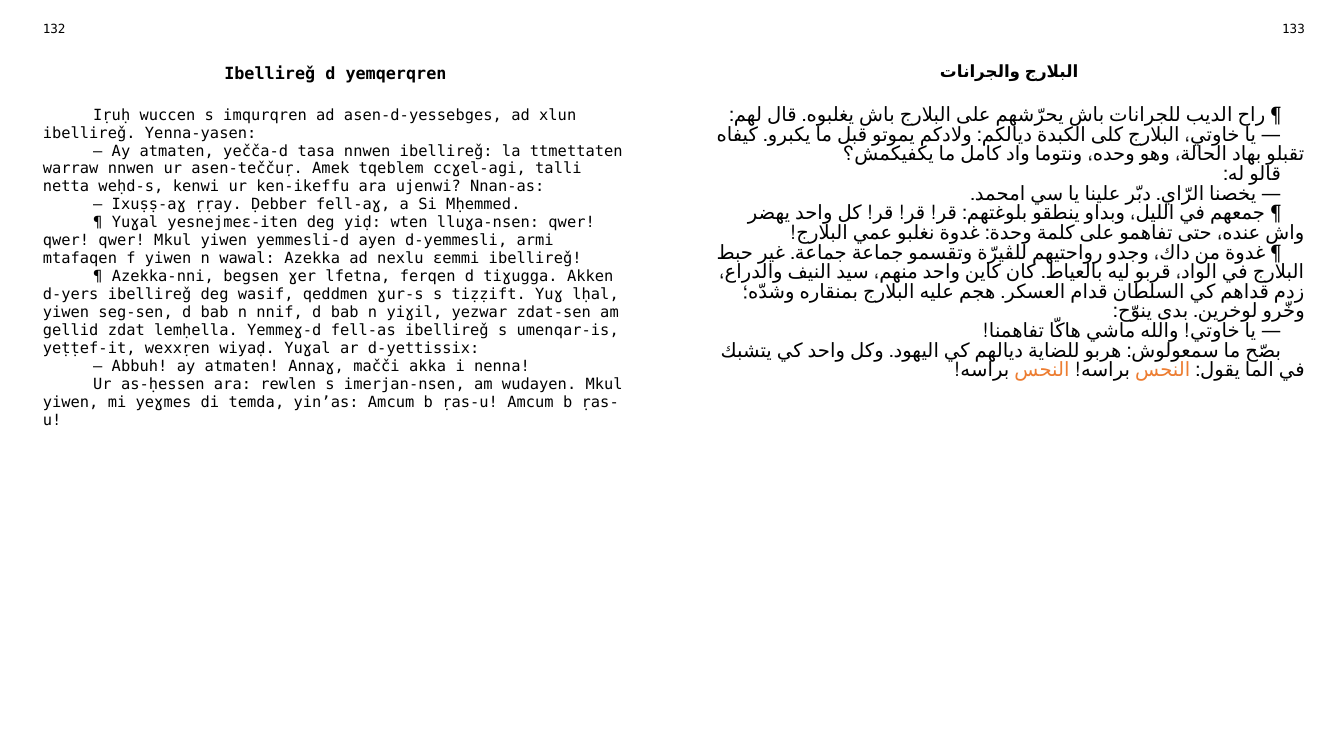
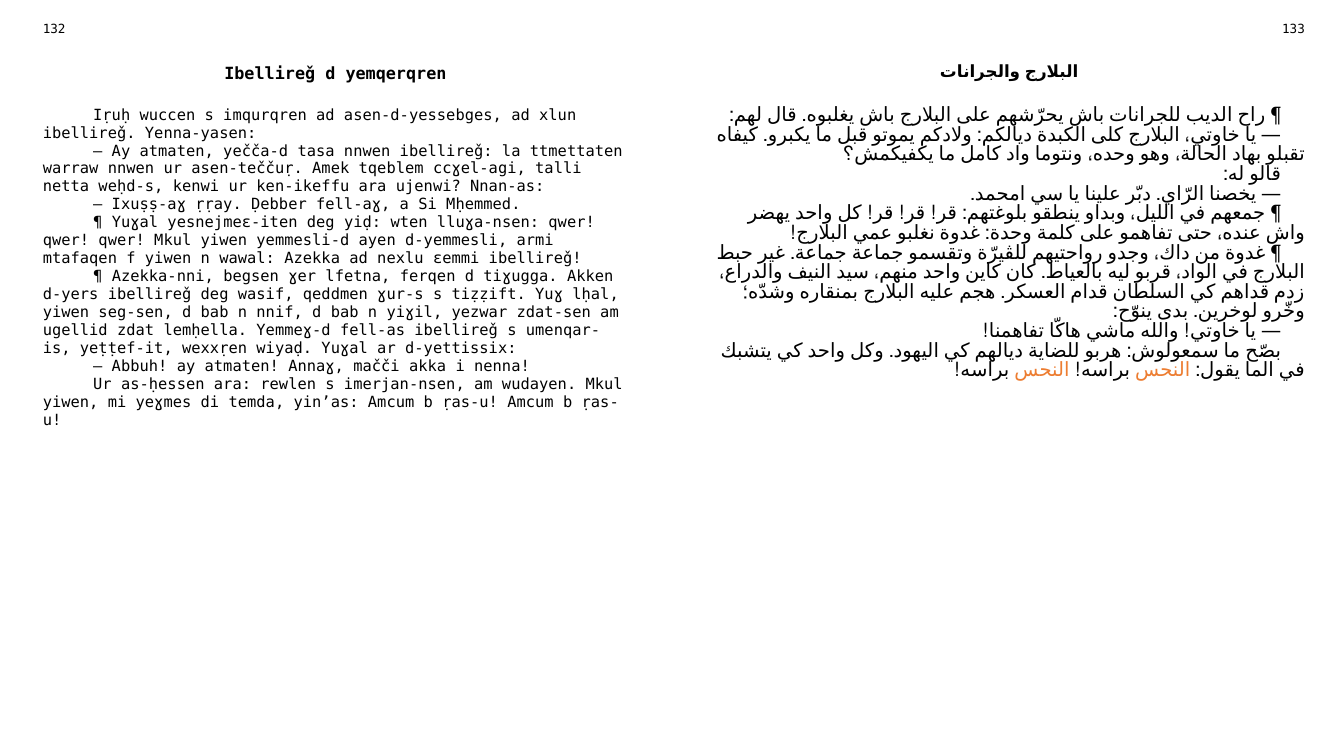
Before and after one commit to sferhah/tamacahut_n_wuccen, a slide deck: slide 64 of Uccen.ConsoleApp/Resources/pptx/uccen.arq.pptx. Drawn at 1344x756 pixels with LibreOffice and Linux fonts; fonts in the diff are those of the drawing. Boxes give left, top, right and bottom in pixels: in the first picture for what was removed or moved away, otherwise in the second. Text is boxed around its words. In the diff, an @@ line names an element or a change of style, - is before the commit and + after.

```diff
--- a/Uccen.ConsoleApp/Resources/pptx/uccen.arq.pptx
+++ b/Uccen.ConsoleApp/Resources/pptx/uccen.arq.pptx
@@ table at <box>32,16,1315,729</box> @@
-row 3, column 1: Iṛuḥ wuccen s imqurqren ad asen-d-yessebges, ad xlun ibellireǧ. Yenna-yasen: / — Ay atmaten, yečča-d tasa nnwen ibellireǧ: la ttmettaten warraw nnwen ur asen-teččuṛ. Amek tqeblem ccɣel-agi, talli netta weḥd-s, kenwi ur ken-ikeffu ara ujenwi? Nnan-as: / — Ixuṣṣ-aɣ ṛṛay. Ḍebber fell-aɣ, a Si Mḥemmed. / ¶ Yuɣal yesnejmeɛ-iten deg yiḍ: wten lluɣa-nsen: qwer! qwer! qwer! Mkul yiwen yemmesli-d ayen d-yemmesli, armi mtafaqen f yiwen n wawal: Azekka ad nexlu ɛemmi ibellireǧ! / ¶ Azekka-nni, begsen ɣer lfetna, ferqen d tiɣugga. Akken d-yers ibellireǧ deg wasif, qeddmen ɣur-s s tiẓẓift. Yuɣ lḥal, yiwen seg-sen, d bab n nnif, d bab n yiɣil, yezwar zdat-sen am gellid zdat lemḥella. Yemmeɣ-d fell-as ibellireǧ s umenqar-is, yeṭṭef-it, wexxṛen wiyaḍ. Yuɣal ar d-yettissix: / — Abbuh! ay atmaten! Annaɣ, mačči akka i nenna! / Ur as-ḥessen ara: rewlen s imerjan-nsen, am wudayen. Mkul yiwen, mi yeɣmes di temda, yin’as: Amcum b ṛas-u! Amcum b ṛas-u!
+row 3, column 1: Iṛuḥ wuccen s imqurqren ad asen-d-yessebges, ad xlun ibellireǧ. Yenna-yasen: / — Ay atmaten, yečča-d tasa nnwen ibellireǧ: la ttmettaten warraw nnwen ur asen-teččuṛ. Amek tqeblem ccɣel-agi, talli netta weḥd-s, kenwi ur ken-ikeffu ara ujenwi? Nnan-as: / — Ixuṣṣ-aɣ ṛṛay. Ḍebber fell-aɣ, a Si Mḥemmed. / ¶ Yuɣal yesnejmeɛ-iten deg yiḍ: wten lluɣa-nsen: qwer! qwer! qwer! Mkul yiwen yemmesli-d ayen d-yemmesli, armi mtafaqen f yiwen n wawal: Azekka ad nexlu ɛemmi ibellireǧ! / ¶ Azekka-nni, begsen ɣer lfetna, ferqen d tiɣugga. Akken d-yers ibellireǧ deg wasif, qeddmen ɣur-s s tiẓẓift. Yuɣ lḥal, yiwen seg-sen, d bab n nnif, d bab n yiɣil, yezwar zdat-sen am ugellid zdat lemḥella. Yemmeɣ-d fell-as ibellireǧ s umenqar-is, yeṭṭef-it, wexxṛen wiyaḍ. Yuɣal ar d-yettissix: / — Abbuh! ay atmaten! Annaɣ, mačči akka i nenna! / Ur as-ḥessen ara: rewlen s imerjan-nsen, am wudayen. Mkul yiwen, mi yeɣmes di temda, yin’as: Amcum b ṛas-u! Amcum b ṛas-u!
```
Also in this commit, not shown: 10 other slides changed, 7 other files.
